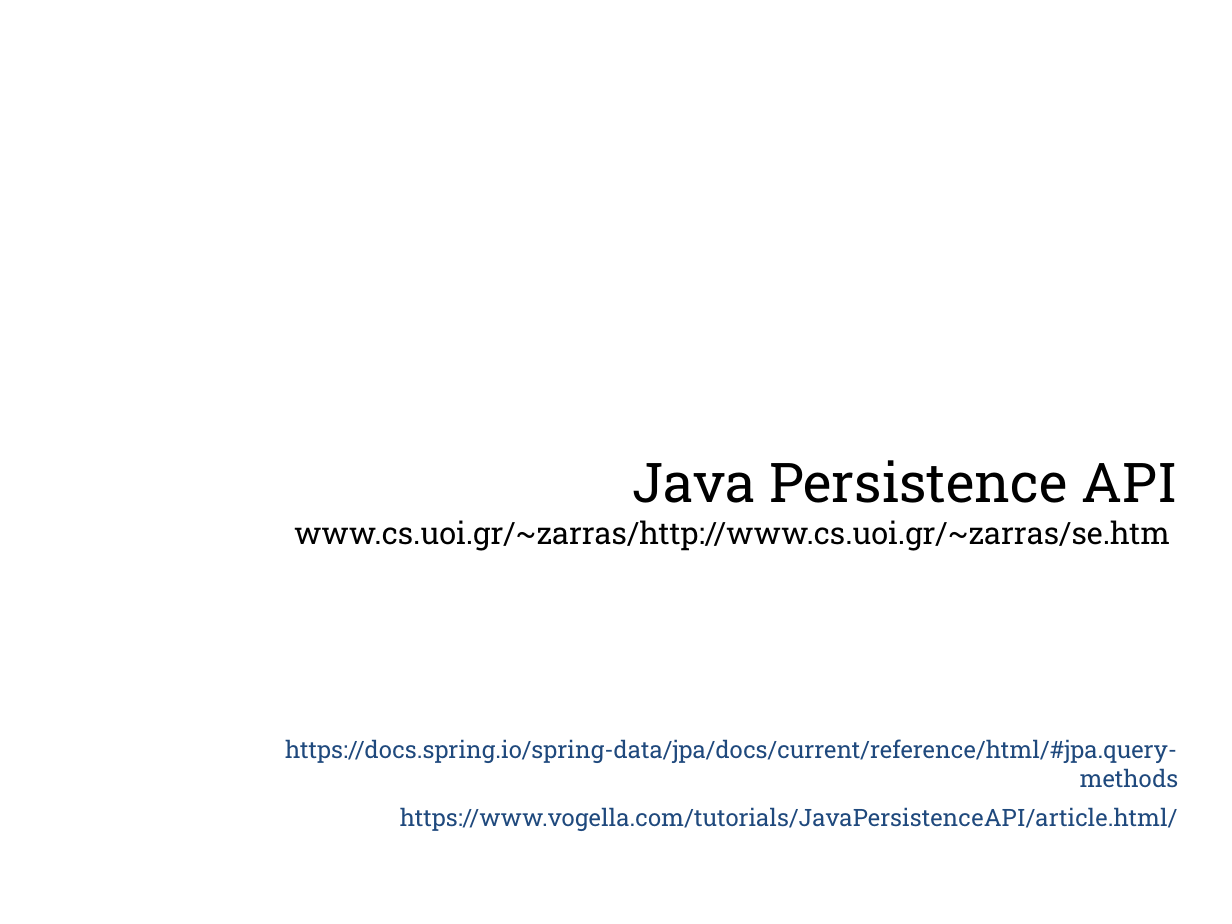
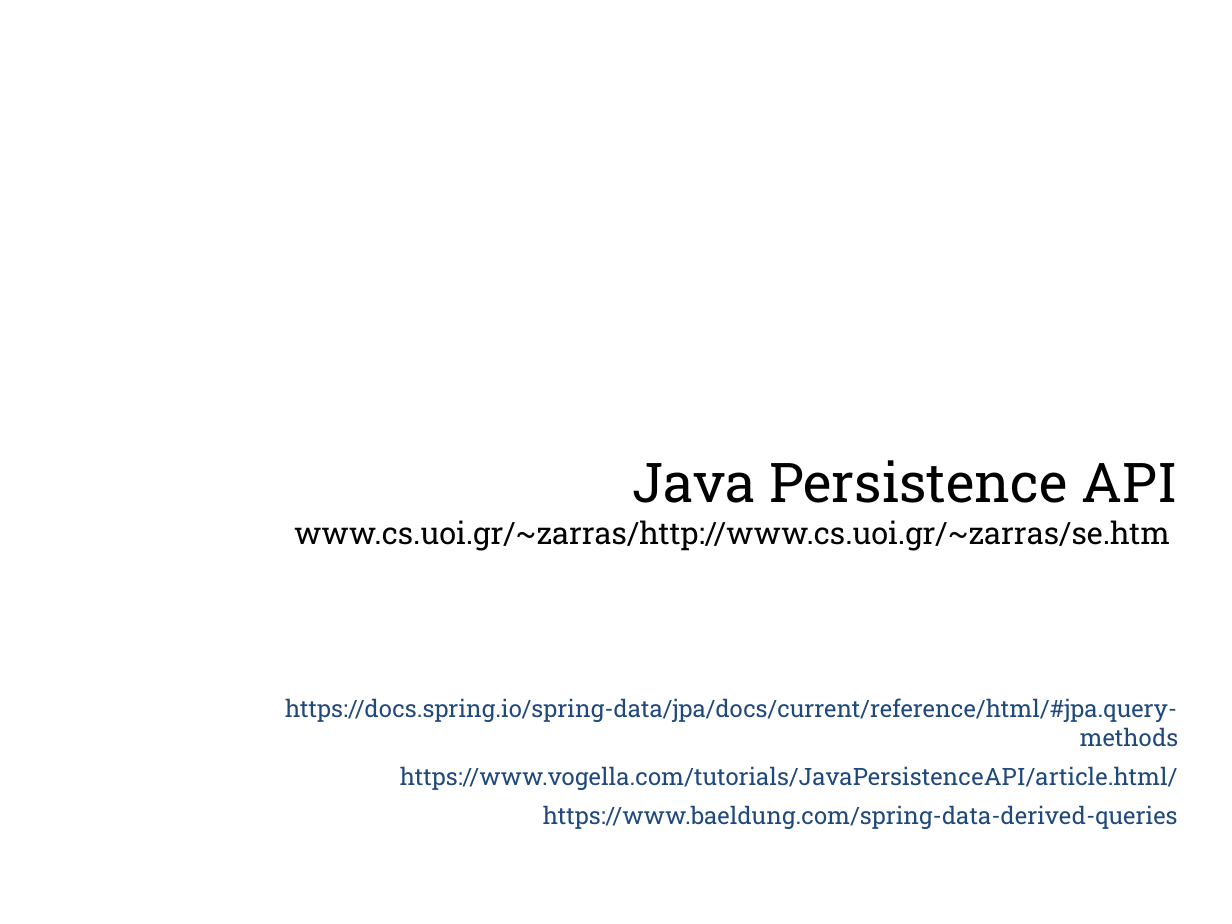
Before and after one commit to zarras/myy803-slides, a slide deck: slide 1 of SoftEng-Lab-JPA.ppt. Drawn at 1232x924 pixels with LibreOffice and Linux fonts; fonts in the diff are those of the drawing. Boxes give left, top, right and bottom in pixels: in the first picture for what was removed or moved away, otherwise in the second. Text is boxed around its words. In the diff, an @@ line names an element or a change of style, - is before the commit and + after.

```diff
--- a/SoftEng-Lab-JPA.ppt
+++ b/SoftEng-Lab-JPA.ppt
@@ subtitle "https://docs.spring.io/spring-data/jpa/docs/current/referenc ..." moved from (x1=285, y1=739, x2=1179, y2=831) to (x1=285, y1=698, x2=1179, y2=829) @@
@@ subtitle at (x1=543, y1=805, x2=1178, y2=829): paragraph added @@
+https://www.baeldung.com/spring-data-derived-queries
```
Also in this commit, not shown: 3 other files.
